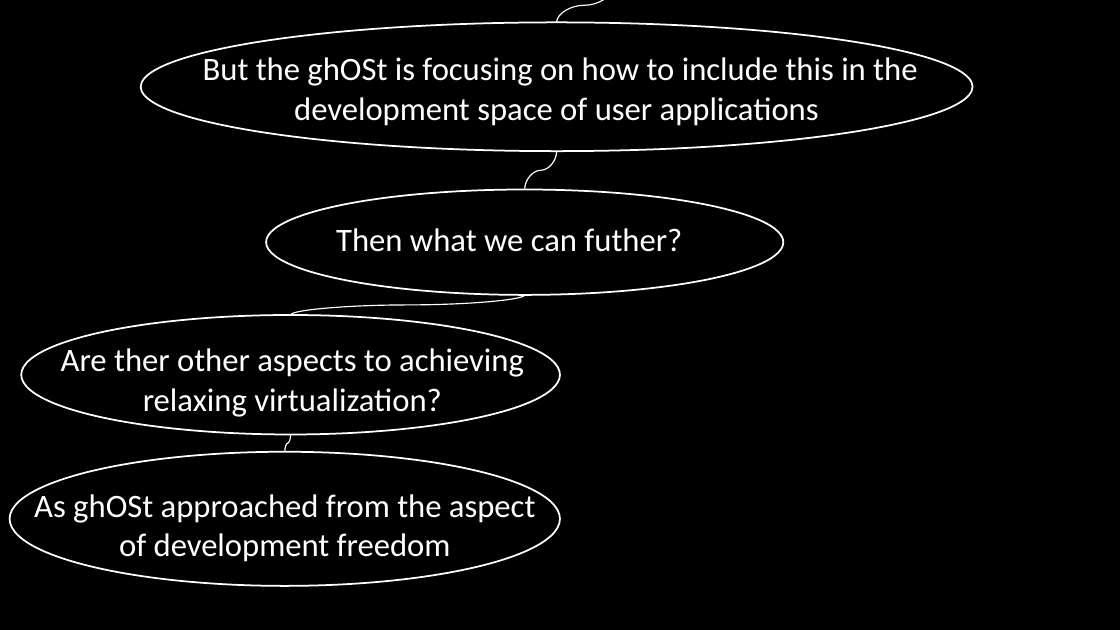
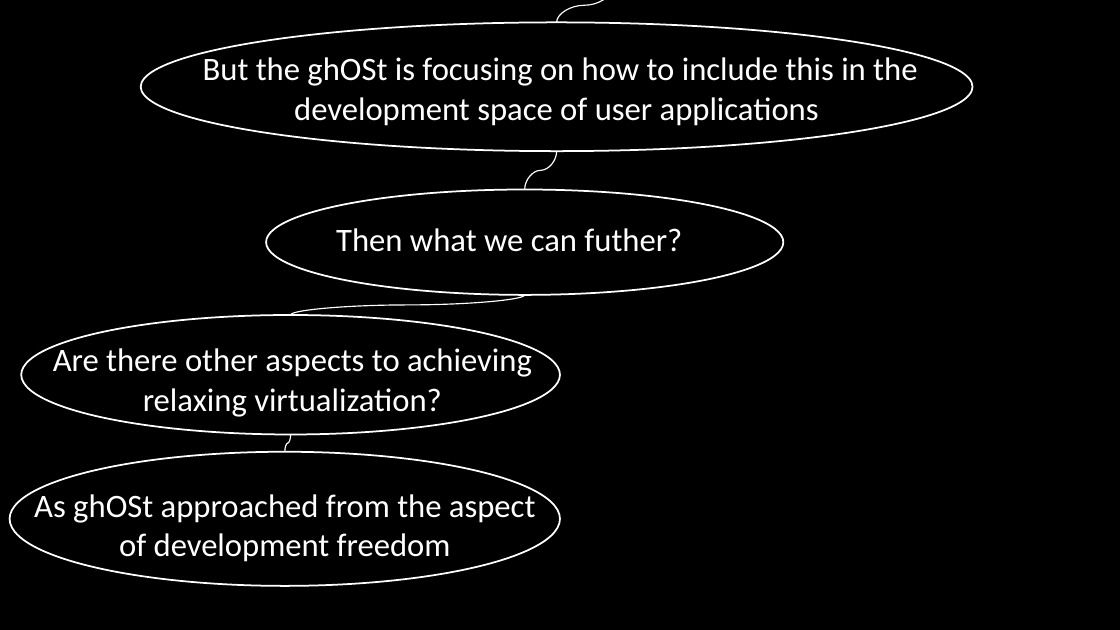
Before and after one commit to minseok127/paper_reviews, a slide deck: slide 25 of operating_system/ghOSt/ghOSt.pptx. Drawn at 1120x630 pixels with LibreOffice and Linux fonts; fonts in the diff are those of the drawing. Boxes give left, top, right and bottom in pixels: in the first picture for what was removed or moved away, otherwise in the second. Text is boxed around its words. In the diff, an @@ line names an element or a change of style, - is before the commit and + after.

Commit message:
typo

```diff
--- a/operating_system/ghOSt/ghOSt.pptx
+++ b/operating_system/ghOSt/ghOSt.pptx
@@ text at (53,345,532,417): text changed @@
-Are ther other aspects to achieving relaxing virtualization?
+Are there other aspects to achieving relaxing virtualization?
```
